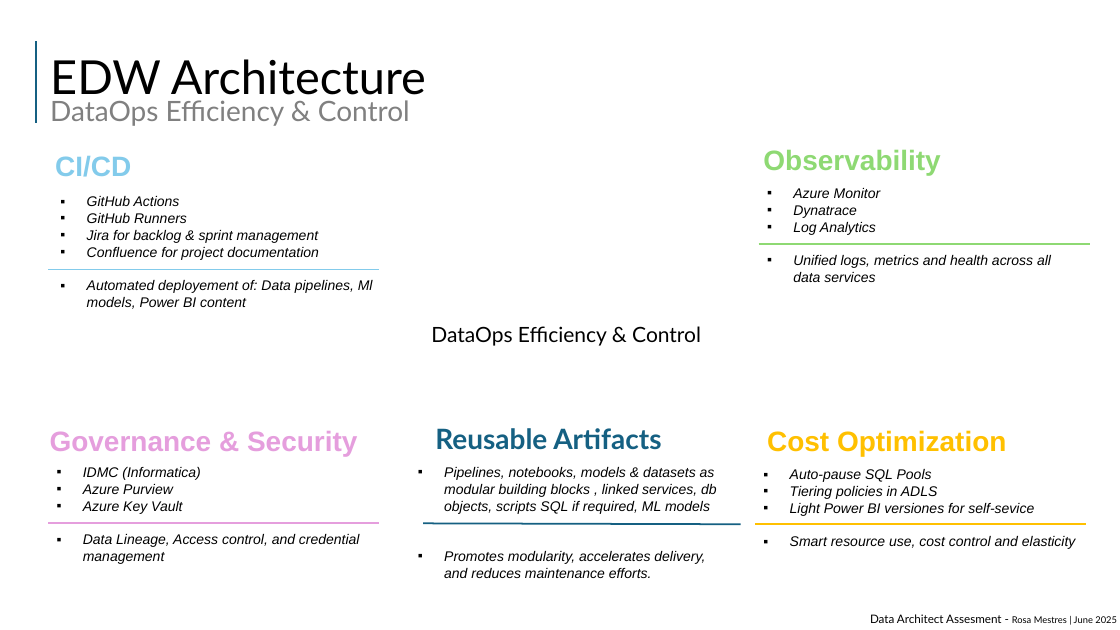
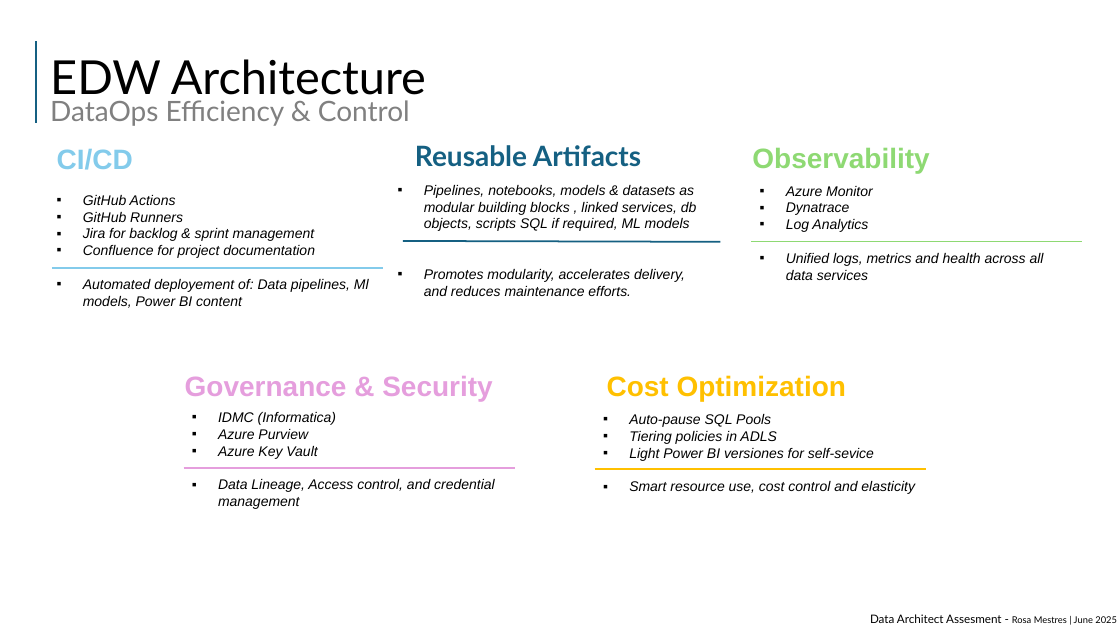
Before and after one commit to rmhuoc/etl_assesment, a slide deck: slide 8 of PyETL/ppt/data_architect_assesment_v1_copy.pptx (slide 7 before the commit). Drawn at 1120x630 pixels with LibreOffice and Linux fonts; fonts in the diff are those of the drawing. Boxes give left, top, right and bottom in pixels: in the first picture for what was removed or moved away, otherwise in the second. Text is boxed around its words. In the diff, an @@ line names an element or a change of style, - is before the commit and + after.

```diff
--- a/PyETL/ppt/data_architect_assesment_v1_copy.pptx
+++ b/PyETL/ppt/data_architect_assesment_v1_copy.pptx
@@ text "CI/CD": place and size @@
-text "CI/CD" at <box>55,156,131,177</box>
+text "CI/CD" at <box>57,149,133,170</box>
@@ text "Reusable Artifacts": place and size @@
-text "Reusable Artifacts" at <box>435,428,661,450</box>
+text "Reusable Artifacts" at <box>415,145,641,167</box>
@@ text "Observability": place and size @@
-text "Observability" at <box>763,149,940,175</box>
+text "Observability" at <box>752,147,929,173</box>
@@ text "Pipelines, notebooks, models & datasets ...": place and size @@
-text "Pipelines, notebooks, models & datasets ..." at <box>444,467,717,578</box>
+text "Pipelines, notebooks, models & datasets ..." at <box>424,185,697,296</box>
@@ text "Azure Monitor": place and size @@
-text "Azure Monitor" at <box>793,188,1051,282</box>
+text "Azure Monitor" at <box>786,186,1044,280</box>
@@ text "GitHub Actions": place and size @@
-text "GitHub Actions" at <box>87,196,373,309</box>
+text "GitHub Actions" at <box>83,195,369,308</box>
@@ line moved from (49, 270) - (380, 270) to (52, 268) - (383, 268) @@
@@ line moved from (423, 523) - (741, 524) to (403, 241) - (720, 242) @@
@@ line moved from (759, 244) - (1090, 244) to (751, 242) - (1082, 242) @@
@@ text removed at <box>431,326,701,346</box> @@
-DataOps Efficiency & Control
@@ 2 texts, 1 line: place and size @@
-2 texts, 1 line at <box>49,431,380,564</box>
+2 texts, 1 line at <box>184,376,515,509</box>
@@ 2 texts, 1 line: place and size @@
-2 texts, 1 line at <box>755,430,1086,549</box>
+2 texts, 1 line at <box>595,375,926,494</box>
```
Also in this commit, not shown: 8 other slides changed, 1 slide added, 11 other files.
